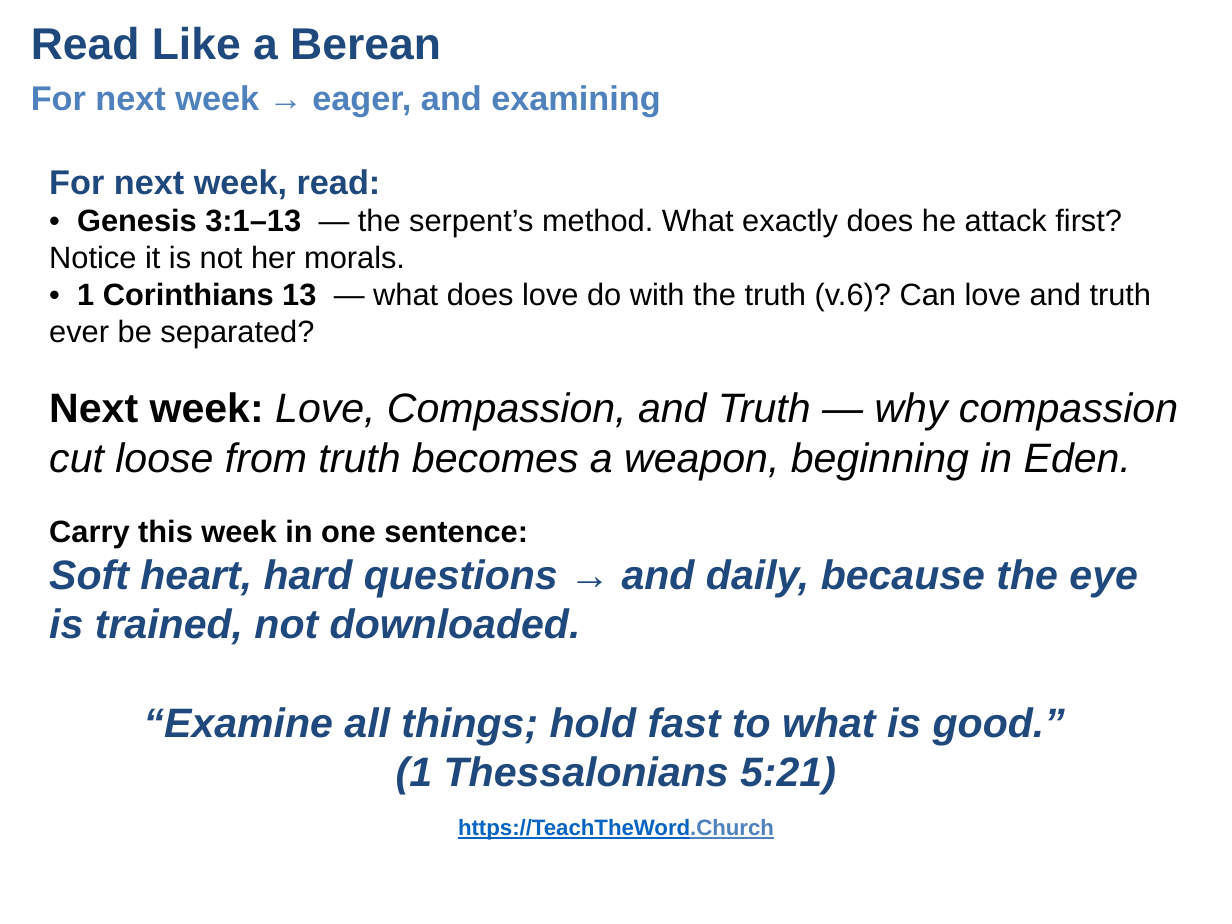
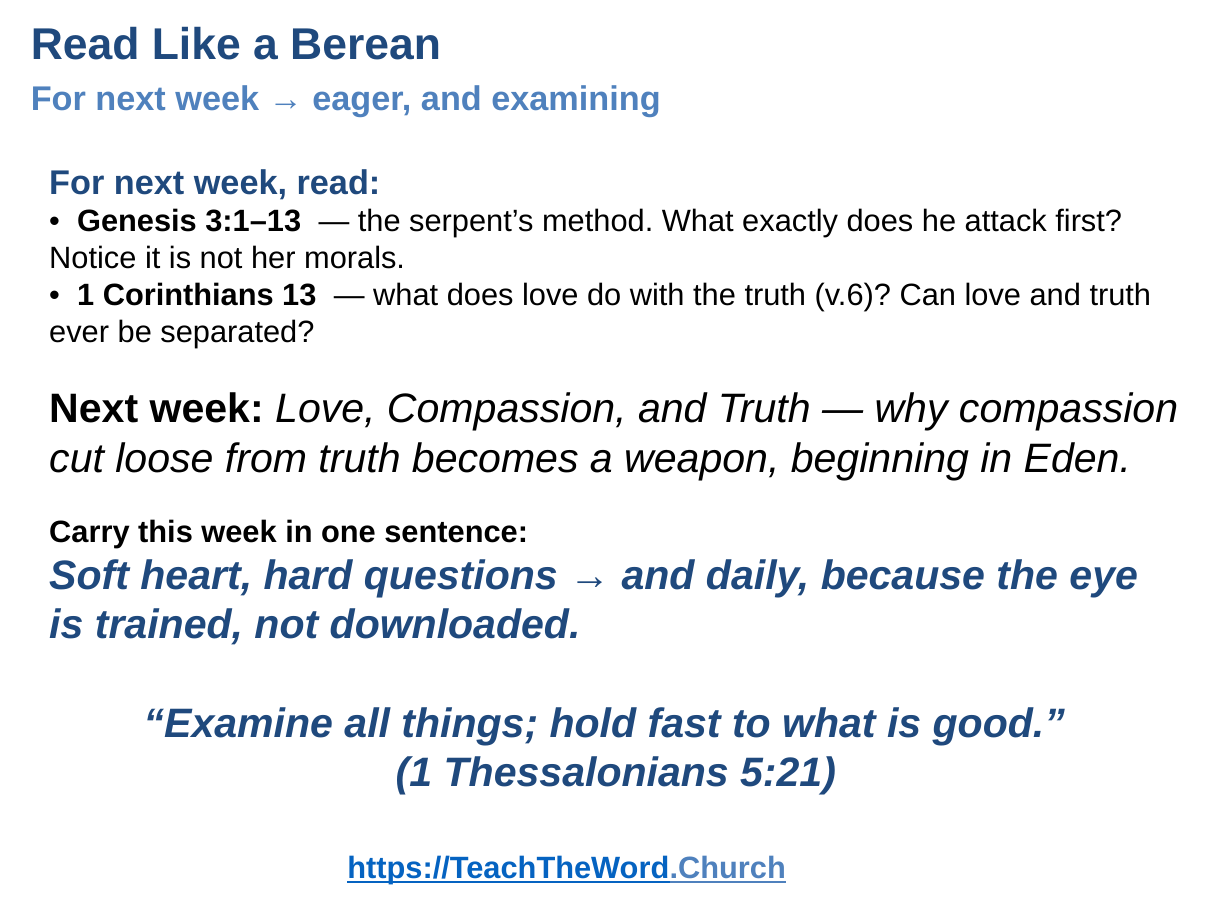
Before and after one commit to UsefulEngines/EvangelismPublic, a slide deck: slide 6 of 2026-Q4/05-TheBereanMethod/Week05-TheBereanMethod.pptx. Drawn at 1232x924 pixels with LibreOffice and Linux fonts; fonts in the diff are those of the drawing. Boxes give left, top, right and bottom in pixels: in the first picture for what was removed or moved away, otherwise in the second. Text is boxed around its words. In the diff, an @@ line names an element or a change of style, - is before the commit and + after.

Commit message:
Update
Update

```diff
--- a/2026-Q4/05-TheBereanMethod/Week05-TheBereanMethod.pptx
+++ b/2026-Q4/05-TheBereanMethod/Week05-TheBereanMethod.pptx
@@ text "https://TeachTheWord.Church": place and size @@
-text "https://TeachTheWord.Church" at (458, 819, 774, 840)
+text "https://TeachTheWord.Church" at (347, 855, 785, 883)
@@ text "https://TeachTheWord.Church" at (347, 855, 785, 883): size 13 to 18 pt @@
```
